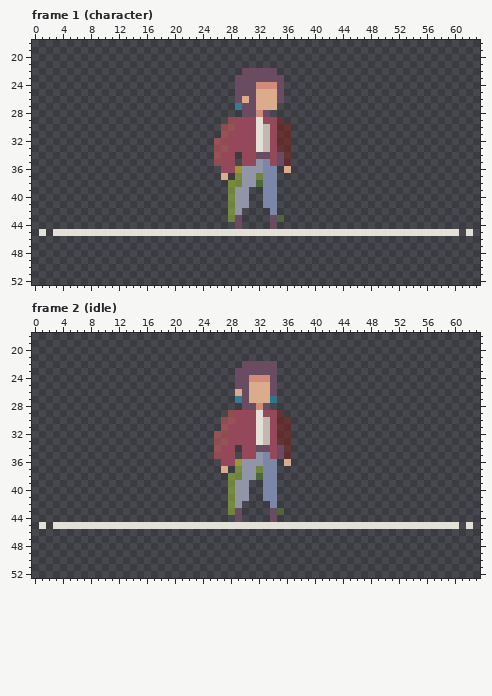
Pixel-art file -- assets/player/player.aseprite. Above, as it was before the edit.
64x64 pixels, 68 frames. Shown: frame 1 (character): x 0..63, y 18..52; frame 2 (idle): x 0..63, y 18..52. The commit also changed other frames, which this record leaves out.
Now the later version:
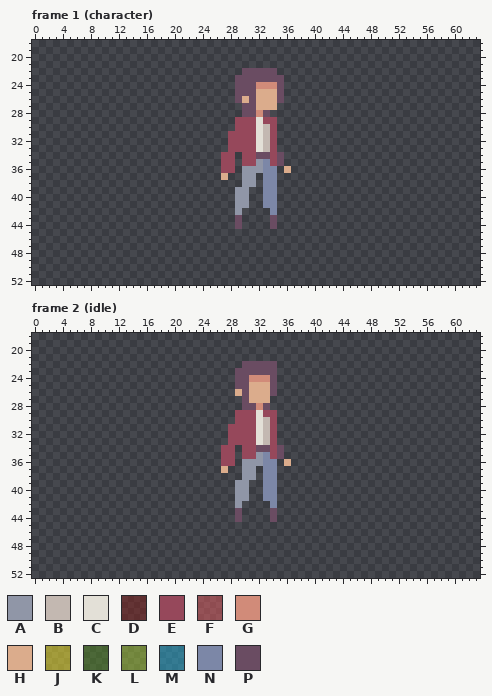
Palette (. is transparent): A #9096a7  B #c3b8b1  C #e3e0d7  D #82211d80  E #96485b  F #e45c5f80  G #d18b79  H #dbac8c  J #fff02b80  K #51882280  L #a6cc3480  M #24aed680  N #7c87a7  P #6a4c62
Change:
layer "ground" now hidden
layer "original-player" now hidden
Frame 1 (character):
y 27: x 29 M -> .
y 29: x 28 F -> .; x 35 D -> .
y 30: x 27..28 FF -> ..; x 35..36 DD -> ..
y 31: x 27 F -> .; x 35..36 DD -> ..
y 32..33: x 26..27 FF -> ..; x 35..36 DD -> ..
y 34..35: x 26 F -> .; x 36 D -> .
y 36: x 29 J -> .
y 37: x 29 L -> .; x 32 L -> .
y 38: x 28..29 LL -> ..; x 32 K -> .
y 39..42: x 28 L -> .
y 43: x 28 L -> .; x 35 K -> .
y 45: x 1 C -> .; x 3..60 CCCCCCCCCCCCCCCCCCCCCCCCCCCCCCCCCCCCCCCCCCCCCCCCCCCCCCCCCC -> ..........................................................; x 62 C -> .
Frame 2 (idle):
y 27: x 29 M -> .; x 34 M -> .
y 29: x 28 F -> .; x 35 D -> .
y 30: x 27..28 FF -> ..; x 35..36 DD -> ..
y 31: x 27 F -> .; x 35..36 DD -> ..
y 32..33: x 26..27 FF -> ..; x 35..36 DD -> ..
y 34..35: x 26 F -> .; x 36 D -> .
y 36: x 29 J -> .
y 37: x 29 L -> .; x 32 L -> .
y 38: x 28..29 LL -> ..; x 32 K -> .
y 39..42: x 28 L -> .
y 43: x 28 L -> .; x 35 K -> .
y 45: x 1 C -> .; x 3..60 CCCCCCCCCCCCCCCCCCCCCCCCCCCCCCCCCCCCCCCCCCCCCCCCCCCCCCCCCC -> ..........................................................; x 62 C -> .
Changed places in both pictures, as pixel boxes (x1, y1, x2, y2):
erased: (39, 103, 473, 236)
erased: (39, 396, 473, 529)
